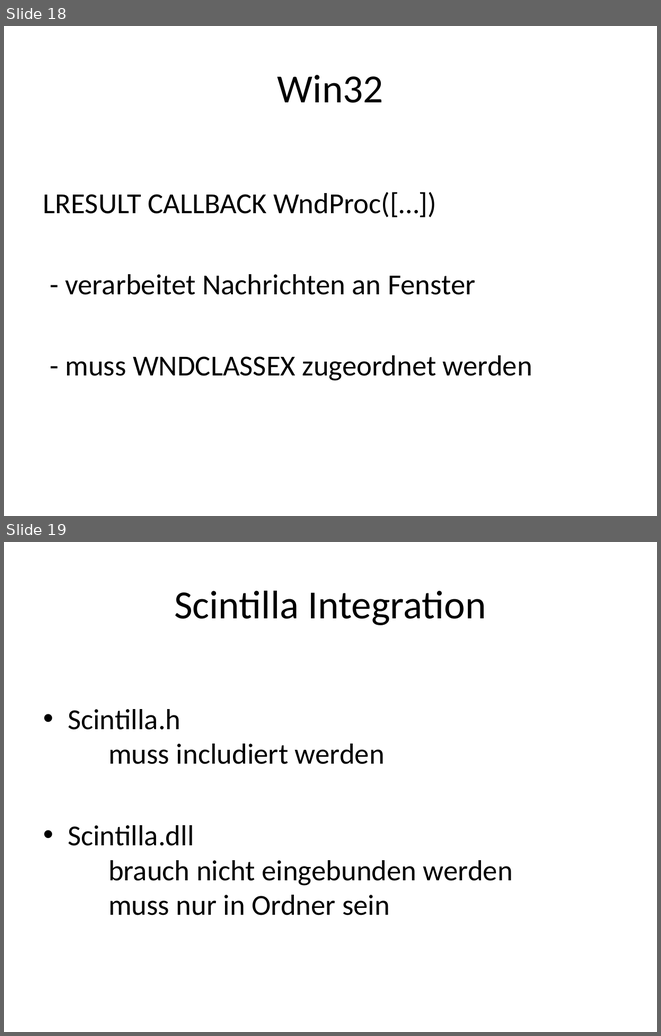
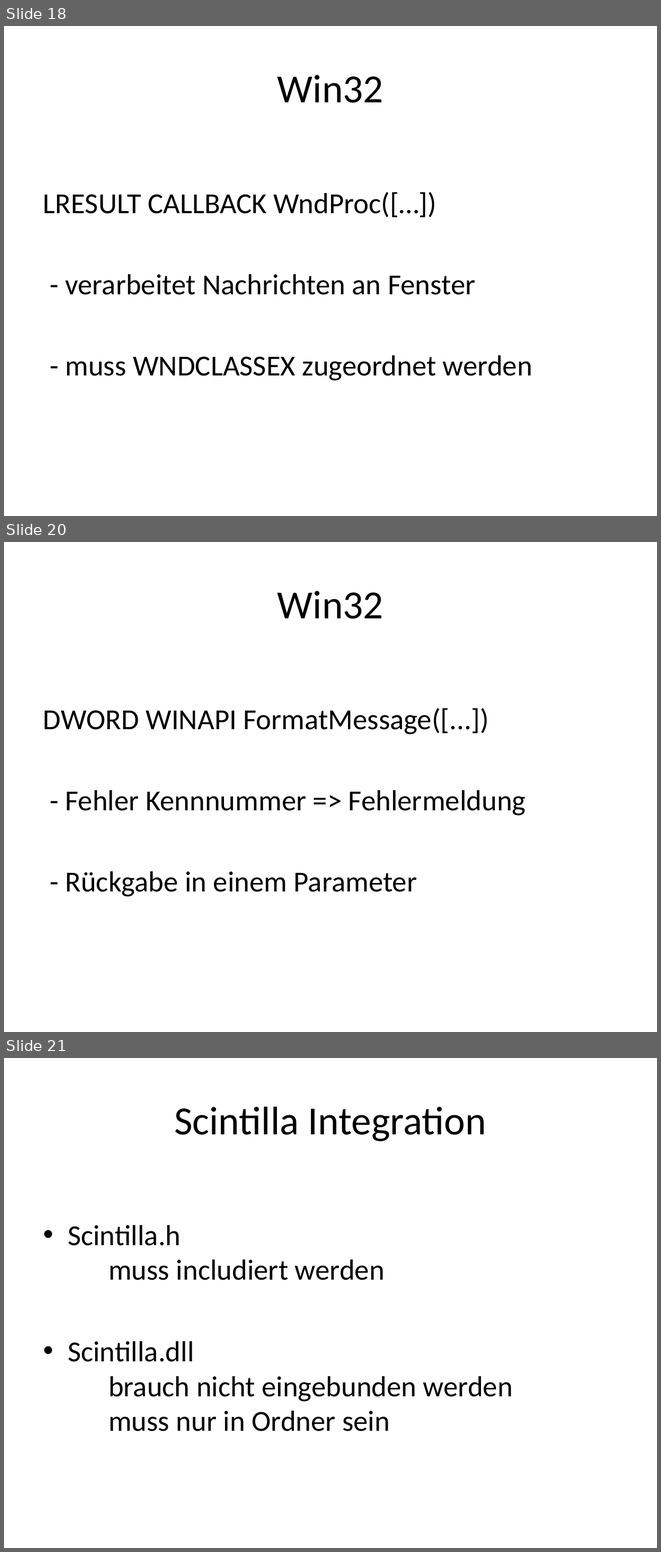
Before and after one commit to y2kbugger/mmix.cs.hm.edu, a slide deck: util/trunk/mmixedit/doc/MMIXEdit.pptx. Shown one above the other, each under a label of ours: slides 18 and 19 before the commit, slides 18, 20 and 21 after it; the slides between them are not shown. The pictures are 661x1036 and 661x1552 pixels, drawn with LibreOffice and Linux fonts; fonts in the diff are those of the drawing. Boxes give left, top, right and bottom in pixels: in the first picture for what was removed or moved away, otherwise in the second. Text is boxed around its words. In the diff, an @@ line names an element or a change of style, - is before the commit and + after.

```diff
--- a/util/trunk/mmixedit/doc/MMIXEdit.pptx
+++ b/util/trunk/mmixedit/doc/MMIXEdit.pptx
@@ slide 20 added at (x1=4, y1=542, x2=657, y2=1032), background #FFFFFF @@
@@ title added at (x1=277, y1=591, x2=383, y2=619), 44 pt, text #000000 @@
+Win32
@@ text added at (x1=43, y1=708, x2=526, y2=897), 32 pt, text #000000 @@
+DWORD WINAPI FormatMessage([...])
+- Fehler Kennnummer => Fehlermeldung
+- Rückgabe in einem Parameter
@@ what was slide 19 is now slide 21 @@
```
Also in this commit, not shown: 3 slides changed, 1 other slide added, 2 other files.
